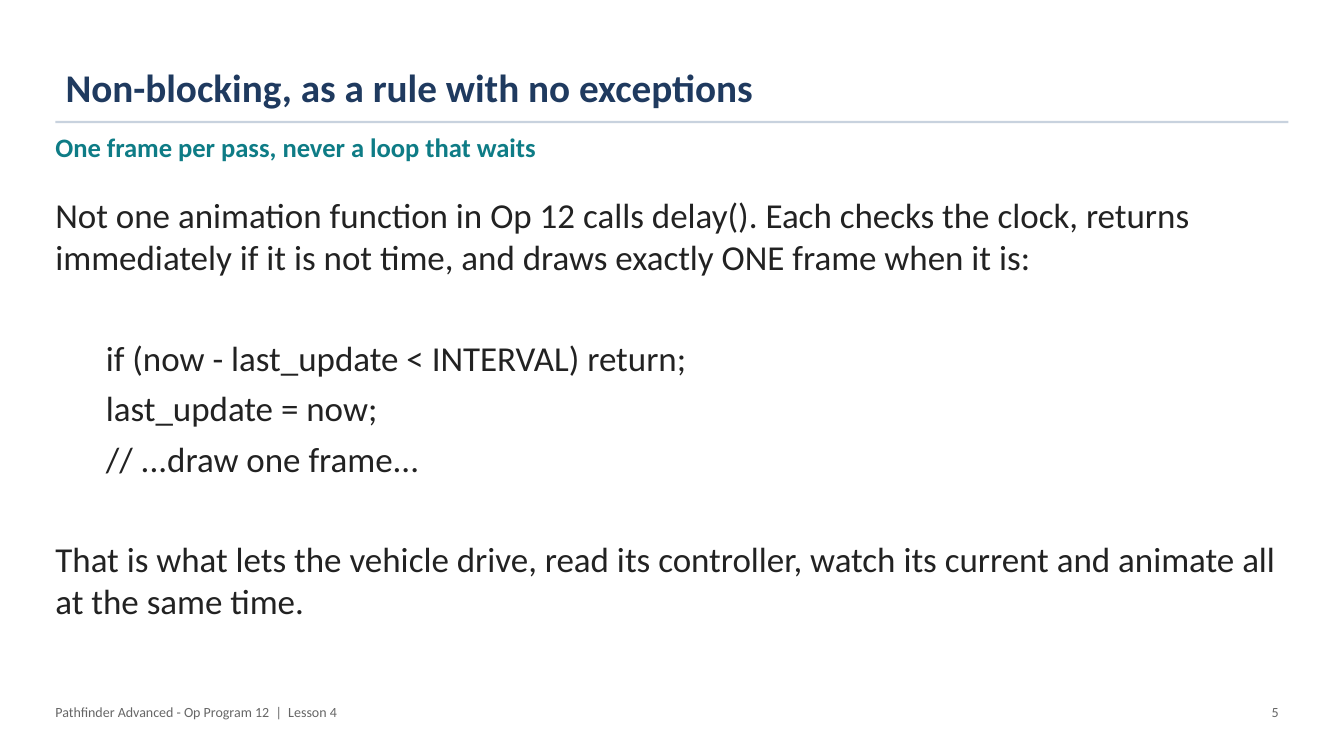
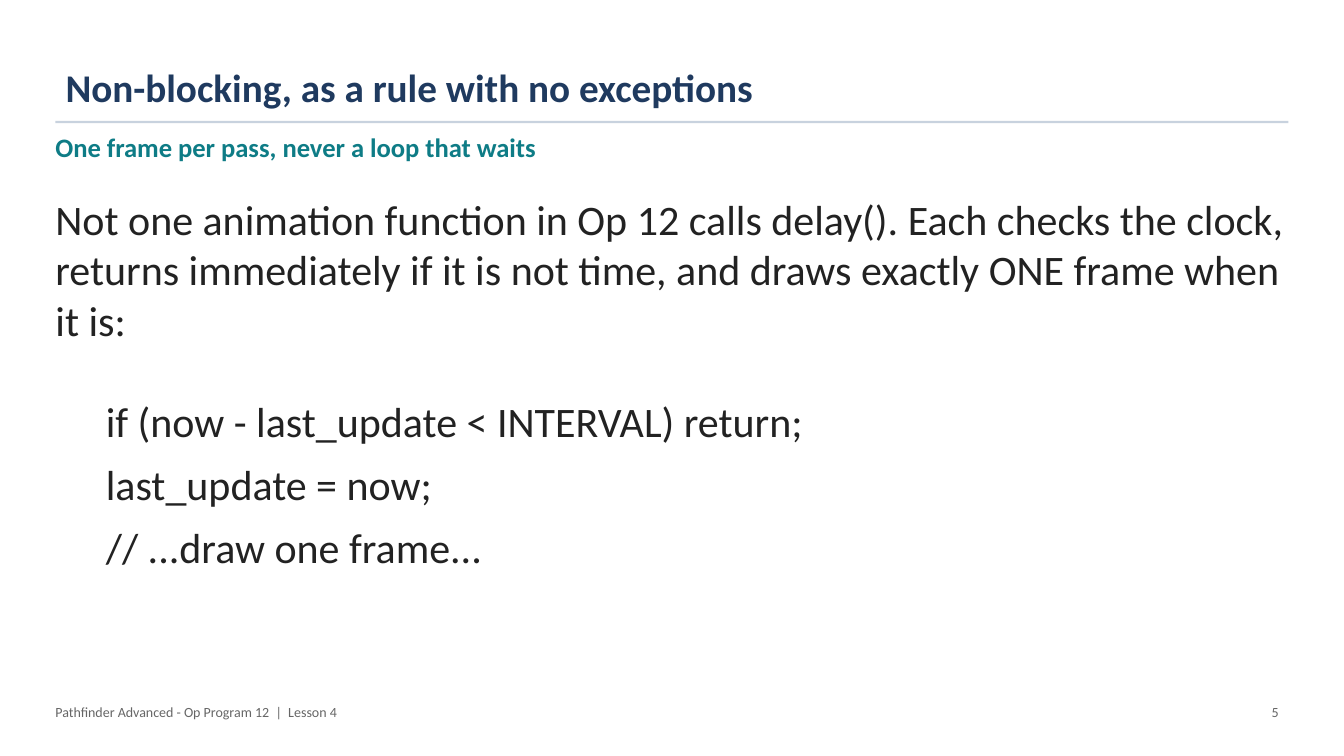
Before and after one commit to PorpoiseRobotics/porpoise-robotics, a slide deck: slide 6 of ground-vehicle/docs/courses/advanced/l4_lighting_state_machine.pptx. Drawn at 1344x756 pixels with LibreOffice and Linux fonts; fonts in the diff are those of the drawing. Boxes give left, top, right and bottom in pixels: in the first picture for what was removed or moved away, otherwise in the second. Text is boxed around its words. In the diff, an @@ line names an element or a change of style, - is before the commit and + after.

```diff
--- a/ground-vehicle/docs/courses/advanced/l4_lighting_state_machine.pptx
+++ b/ground-vehicle/docs/courses/advanced/l4_lighting_state_machine.pptx
@@ text "Not one animation function in ..." at box(55, 204, 1283, 564): size 25 to 30 pt; more space between paragraphs @@
@@ text at box(55, 547, 1275, 615): paragraph removed @@
-That is what lets the vehicle drive, read its controller, watch its current and animate all at the same time.
```
Also in this commit, not shown: 12 other slides changed, 2 slides removed, 16 other files.
